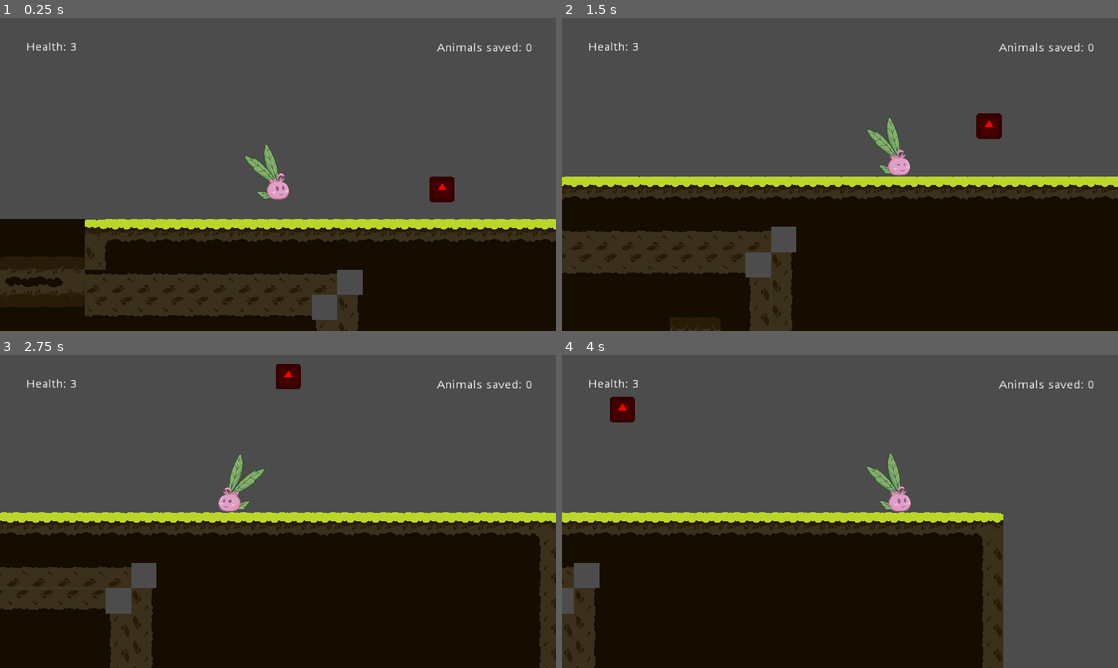
Above: before the commit, frames 1-4 (two rows, left to right).
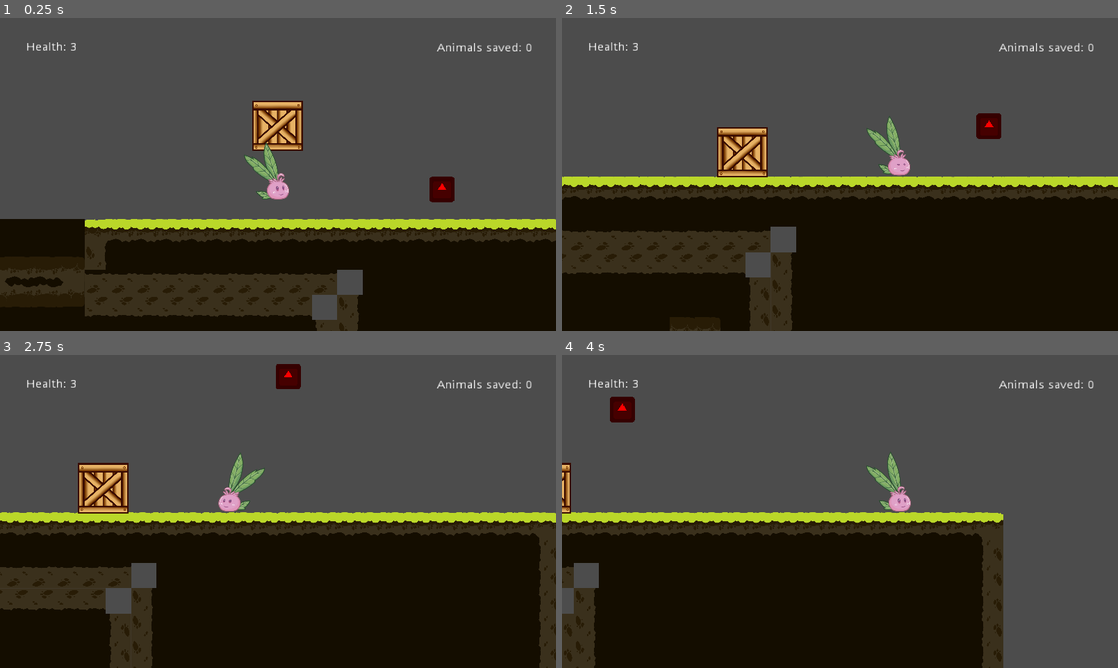
Above: after the commit, the same moments.

Repository: DamianKoch1/OnionsAdventure
Game: Godot game, scene res://Levels/Prototype 0.tscn
The game is run twice, just before and just after one commit, with the same random seed, the same clock (stepped at 60 frames per second) and the same inputs. The engine's default icon, where the game draws it, is replaced by a stand-in: a white triangle on a blue panel in a dark square.
Inputs:
- Up to frame 1 (0.25 s): no input
- Up to frame 2 (1.5 s): hold Right (ui_right) from 0.53 s (still down); tap E (push) at 0.6, 1.35 s; tap Space (jump) at 0.77 s
- Up to frame 3 (2.75 s): tap Space (jump) at 1.52 s; release Right (ui_right) at 2.03 s; hold Left (ui_left) from 2.03 s (still down); tap E (push) at 2.1 s
- Up to frame 4 (4 s): release Left (ui_left) at 2.78 s; hold Right (ui_right) from 2.78 s (still down); tap E (push) at 2.85, 3.6 s; tap Space (jump) at 3.02, 3.77 s

The runs differ from the first frame. In frame 1, 1.4% of the frame differs, in the area x 45-55%, y 26-43%; in frame 2, 1.5%; in frame 3, 1.5%, in the area x 1-100%, y 5-99%; in frame 4, 0.3%.

Commit message:
fixed box attaching to player when on top of it

Diff:
--- a/Enemies/Enemy.tscn
+++ b/Enemies/Enemy.tscn
@@ -15,7 +15,7 @@
 custom_solver_bias = 0.0
 extents = Vector2( 31.9971, 31.8947 )
 
-[node name="Enemy" type="Node2D" index="0" groups=[
+[node name="Enemy" type="Node2D" groups=[
 "Enemies",
 ]]
 
--- a/Enemies/FollowingEnemy.tscn
+++ b/Enemies/FollowingEnemy.tscn
@@ -18,7 +18,7 @@
 custom_solver_bias = 0.0
 extents = Vector2( 605.487, 163 )
 
-[node name="FollowingEnemy" type="Node2D" index="0" groups=[
+[node name="FollowingEnemy" type="Node2D" groups=[
 "Enemies",
 ]]
 
--- a/Levels/Level 1.tscn
+++ b/Levels/Level 1.tscn
@@ -100,7 +100,7 @@
 custom_solver_bias = 0.0
 extents = Vector2( 10, 10 )
 
-[node name="Level 1" index="0" instance=ExtResource( 1 )]
+[node name="Level 1" instance=ExtResource( 1 )]
 
 _sections_unfolded = [ "Transform" ]
 
--- a/Levels/Prototype 0.tscn
+++ b/Levels/Prototype 0.tscn
@@ -34,7 +34,7 @@
 "points": PoolVector2Array( 0, 0, 0, 0, -80.5574, 170.197, 0, 0, 0, 0, -80.5574, 170.197, 0, 0, 0, 0, -80.5574, 170.197, 0, 0, 0, 0, 93.5848, 168.866, 0, 0, 0, 0, 102.868, 71.1767, 0, 0, 0, 0, -36.7438, 12.451, 0, 0, 0, 0, -147.547, 99.9855, 0, 0, 0, 0, -80.5574, 170.197 )
 }
 
-[node name="Prototype 0" type="Node"]
+[node name="Prototype 0" type="Node" index="0"]
 
 [node name="Goal" parent="." index="0" instance=ExtResource( 1 )]
 
@@ -216,20 +216,26 @@
 z_index = 5
 _sections_unfolded = [ "Z Index" ]
 
-[node name="Checkpoint" parent="." index="16" instance=ExtResource( 13 )]
+[node name="Box3" parent="." index="16" instance=ExtResource( 12 )]
+
+position = Vector2( 1300.42, -141.796 )
+z_index = 5
+_sections_unfolded = [ "Z Index" ]
+
+[node name="Checkpoint" parent="." index="17" instance=ExtResource( 13 )]
 
 position = Vector2( 832, -32 )
 
-[node name="Checkpoint2" parent="." index="17" instance=ExtResource( 13 )]
+[node name="Checkpoint2" parent="." index="18" instance=ExtResource( 13 )]
 
 position = Vector2( 2304, -32 )
 
-[node name="Trap" parent="." index="18" instance=ExtResource( 14 )]
+[node name="Trap" parent="." index="19" instance=ExtResource( 14 )]
 
 position = Vector2( -97.7994, 240.296 )
 scale = Vector2( 0.5, 0.5 )
 
-[node name="Sprite" parent="." index="19" instance=ExtResource( 15 )]
+[node name="Sprite" parent="." index="20" instance=ExtResource( 15 )]
 
 editor/display_folded = true
 position = Vector2( 512, 216.91 )
@@ -246,7 +252,7 @@
 position = Vector2( -5.89149, 40.4562 )
 scale = Vector2( 0.10767, 0.149532 )
 
-[node name="Sprite2" parent="." index="20" instance=ExtResource( 15 )]
+[node name="Sprite2" parent="." index="21" instance=ExtResource( 15 )]
 
 editor/display_folded = true
 position = Vector2( 639.613, 338.115 )
@@ -263,7 +269,7 @@
 position = Vector2( 17.2571, 80.7451 )
 scale = Vector2( 0.111448, 0.15888 )
 
-[node name="Enemy" parent="." index="21" instance=ExtResource( 17 )]
+[node name="Enemy" parent="." index="22" instance=ExtResource( 17 )]
 
 editor/display_folded = true
 position = Vector2( -636.128, 236.206 )
@@ -273,9 +279,8 @@
 
 curve = SubResource( 1 )
 
-[node name="Enemy2" parent="." index="22" instance=ExtResource( 17 )]
-
-editor/display_folded = true
+[node name="Enemy2" parent="." index="23" instance=ExtResource( 17 )]
+
 position = Vector2( 1475.24, -38.1696 )
 movespeed = 0.2
 
@@ -283,11 +288,11 @@
 
 curve = SubResource( 2 )
 
-[node name="FollowingEnemy" parent="." index="23" instance=ExtResource( 18 )]
+[node name="FollowingEnemy" parent="." index="24" instance=ExtResource( 18 )]
 
 position = Vector2( 2905.98, -38.6253 )
 
-[node name="trappedNPC" parent="." index="24" instance=ExtResource( 19 )]
+[node name="trappedNPC" parent="." index="25" instance=ExtResource( 19 )]
 
 position = Vector2( 384, 224 )
 
--- a/Objects/Box/Box.gd
+++ b/Objects/Box/Box.gd
@@ -41,7 +41,7 @@
 	ray.force_raycast_update()
 	if ray.is_colliding():
 		var col = ray.get_collider()
-		if col.get_class() == "Area2D":
+		if col.get_class() == "Area2D" || col.name == "Onion":
 			ray.add_exception(col)
 		if global_position.distance_to(ray.get_collision_point()) <= 40:
 			attachTo(col)
@@ -51,7 +51,7 @@
 		attachTo(worldNode)
 
 func attachTo(obj):
-	if obj.get_class() != "Area2D" && obj != get_parent():
+	if obj.get_class() != "Area2D" && obj != get_parent() && obj.name != "Onion":
 		var transf = get_global_transform()
 		get_parent().remove_child(self)
 		obj.add_child(self)
--- a/Player/Onion.tscn
+++ b/Player/Onion.tscn
@@ -19,7 +19,7 @@
 radius = 17.613
 height = 34.0682
 
-[node name="Onion" type="KinematicBody2D" index="0"]
+[node name="Onion" type="KinematicBody2D"]
 
 position = Vector2( 16, 16 )
 scale = Vector2( 0.5, 0.5 )
